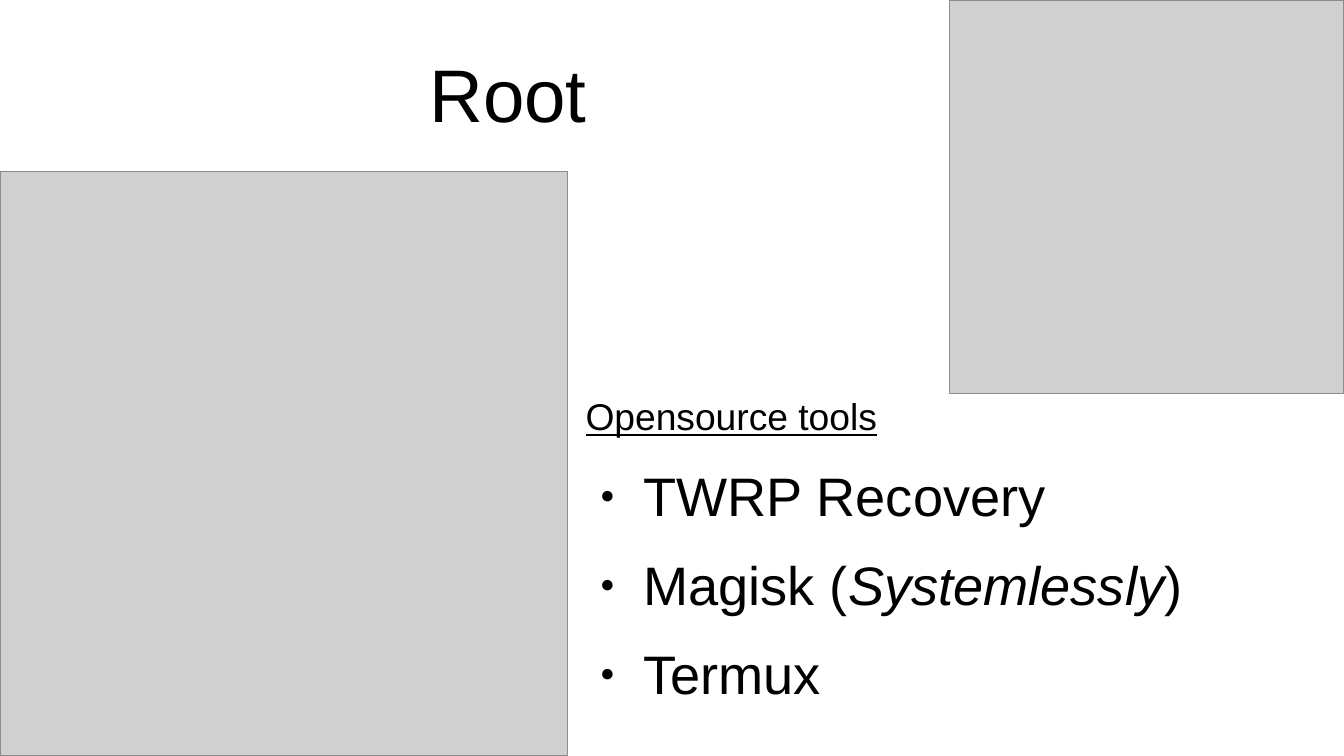
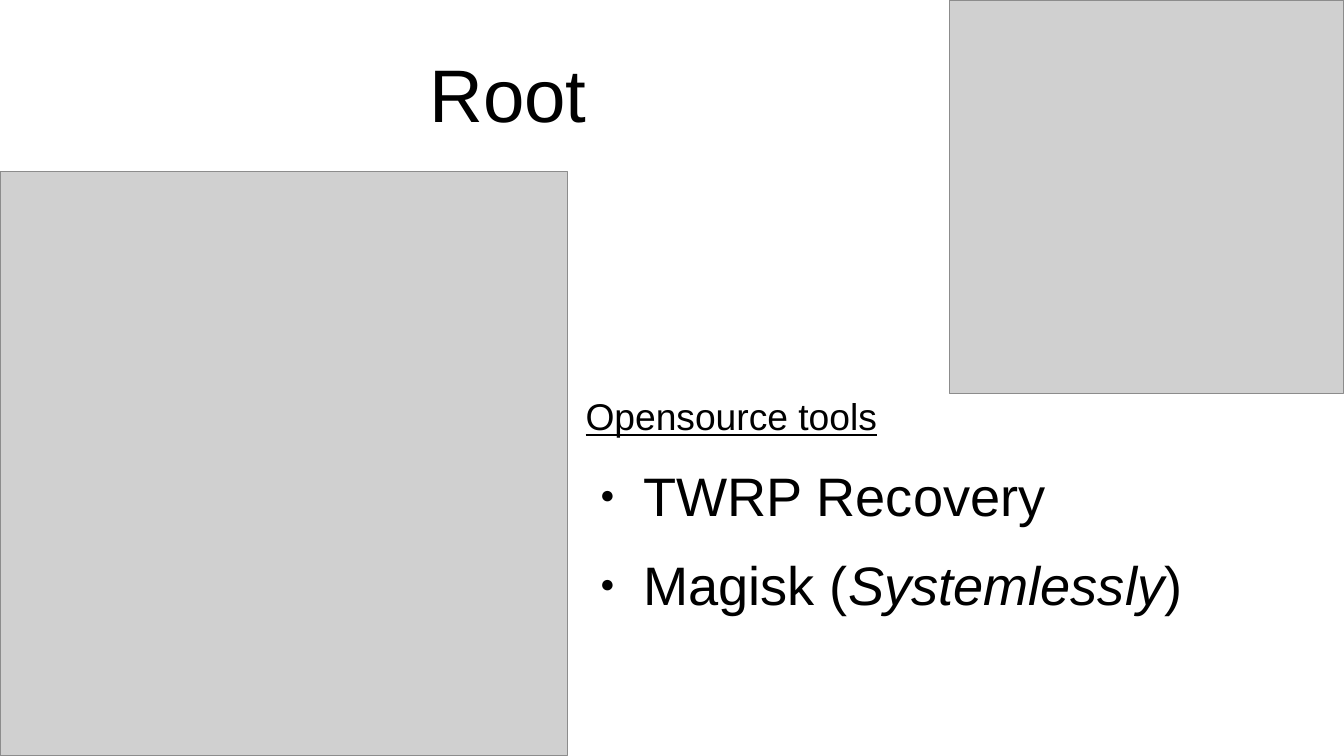
Before and after one commit to PranavBhattarai/Root-Android, a slide deck: slide 4 of My presentation.odp. Drawn at 1344x756 pixels with LibreOffice and Linux fonts; fonts in the diff are those of the drawing; grey boxes stand for pictures. Boxes give left, top, right and bottom in pixels: in the first picture for what was removed or moved away, otherwise in the second. Text is boxed around its words. In the diff, an @@ line names an element or a change of style, - is before the commit and + after.

```diff
--- a/My presentation.odp
+++ b/My presentation.odp
@@ text at box(643, 656, 821, 695): paragraph removed @@
-● Termux
```
Also in this commit, not shown: 2 other slides changed.
